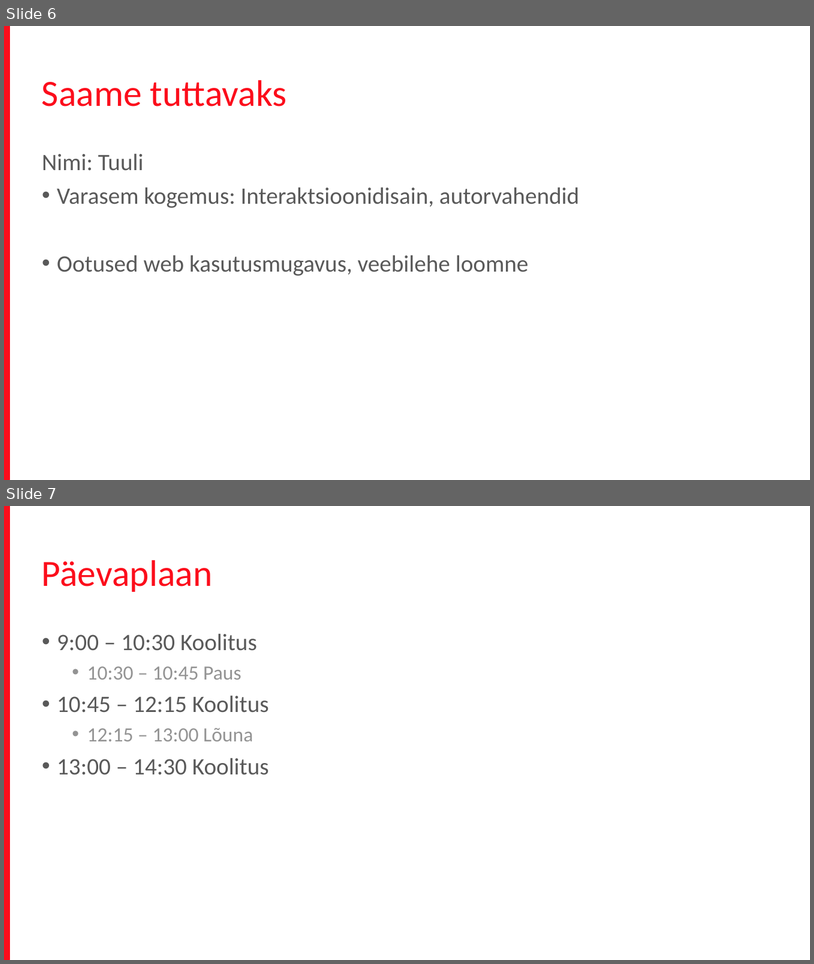
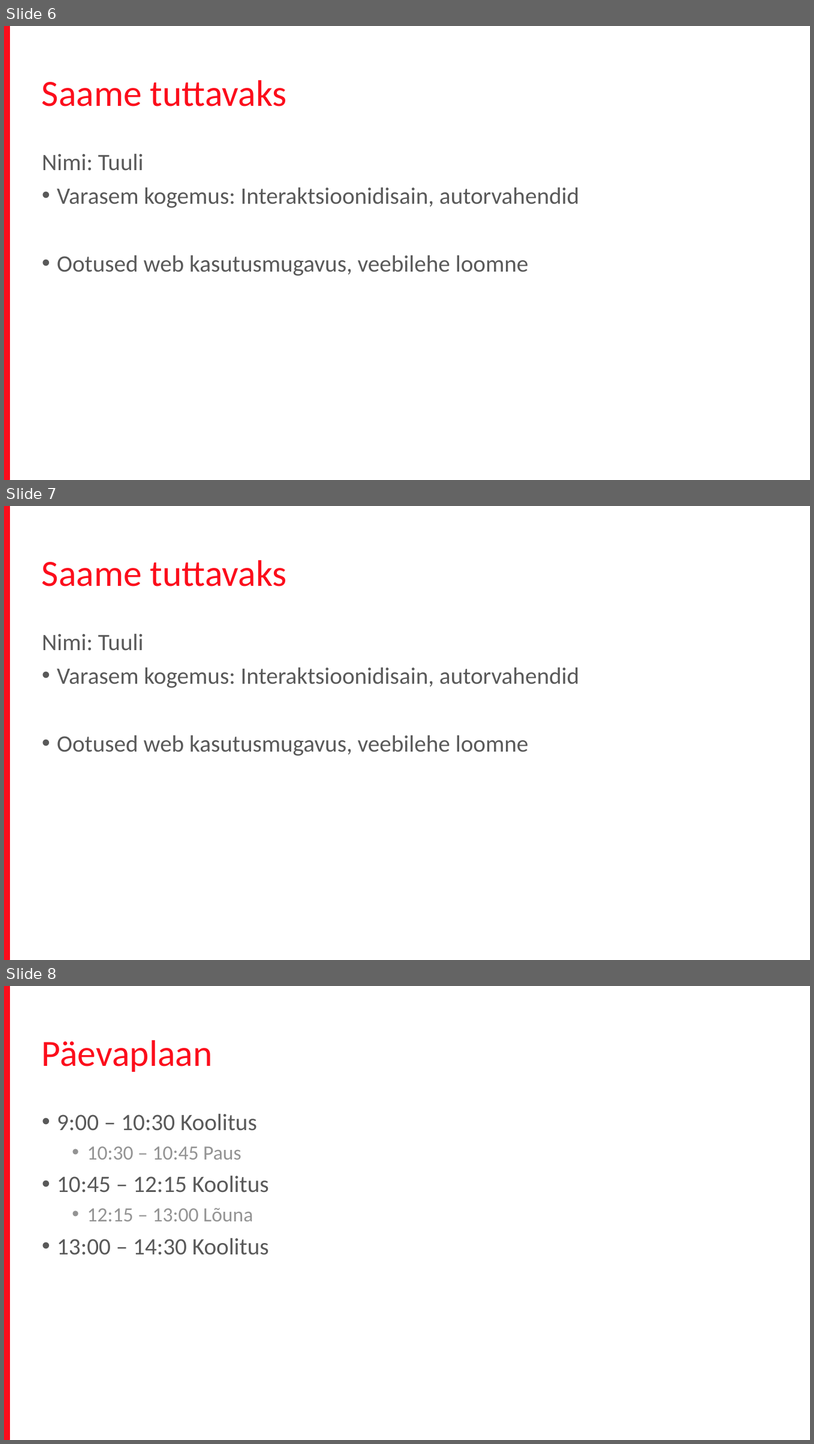
Before and after one commit to terjevolke/FrontEnd201704, a slide deck: Front_end_koolitus.pptx. Shown one above the other, each under a label of ours: slides 6 and 7 before the commit, slides 6, 7 and 8 after it. The pictures are 814x964 and 814x1444 pixels, drawn with LibreOffice and Linux fonts; fonts in the diff are those of the drawing; background and template pictures are left out. Boxes give left, top, right and bottom in pixels: in the first picture for what was removed or moved away, otherwise in the second. Text is boxed around its words. In the diff, an @@ line names an element or a change of style, - is before the commit and + after.

Commit message:
Test Commit.

```diff
--- a/Front_end_koolitus.pptx
+++ b/Front_end_koolitus.pptx
@@ slide 7 added at (x1=4, y1=506, x2=810, y2=960), background #FFFFFF; not listed: 1 template element that a slide beside it also shows @@
@@ text added at (x1=42, y1=560, x2=287, y2=586), 44 pt, text #FC0D1B @@
+Saame tuttavaks
@@ text added at (x1=42, y1=634, x2=579, y2=756), 28 pt, text #595959 @@
+Nimi: Tuuli
+• Varasem kogemus: Interaktsioonidisain, autorvahendid
+• Ootused web kasutusmugavus, veebilehe loomne
@@ what was slide 7 is now slide 8 @@
```
